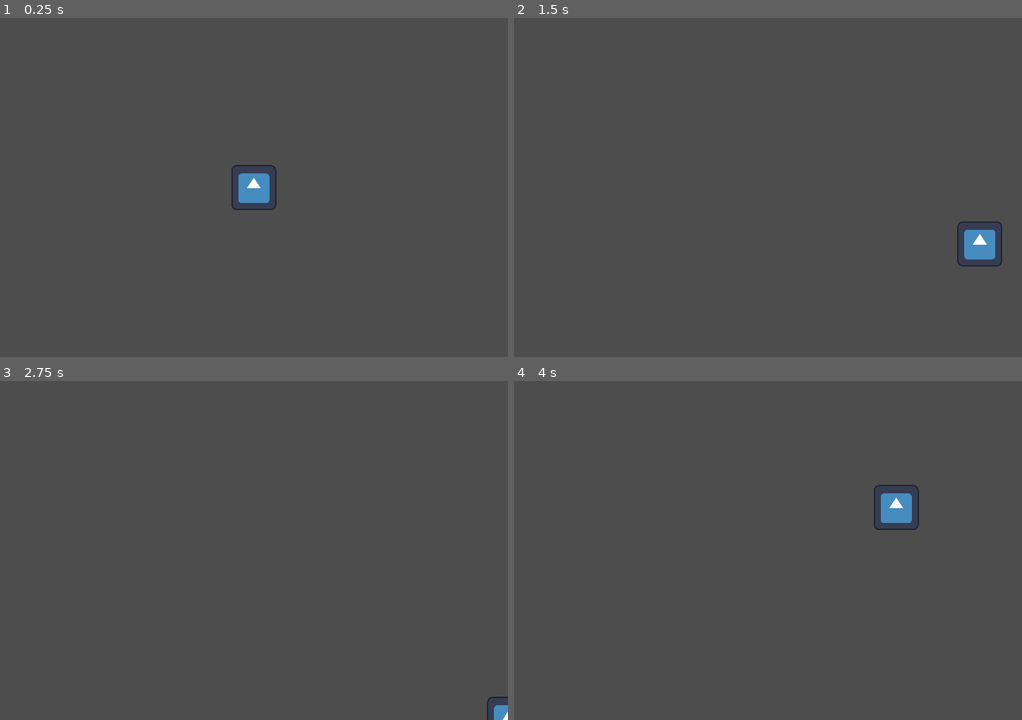
Above: before the commit, frames 1-4 (two rows, left to right).
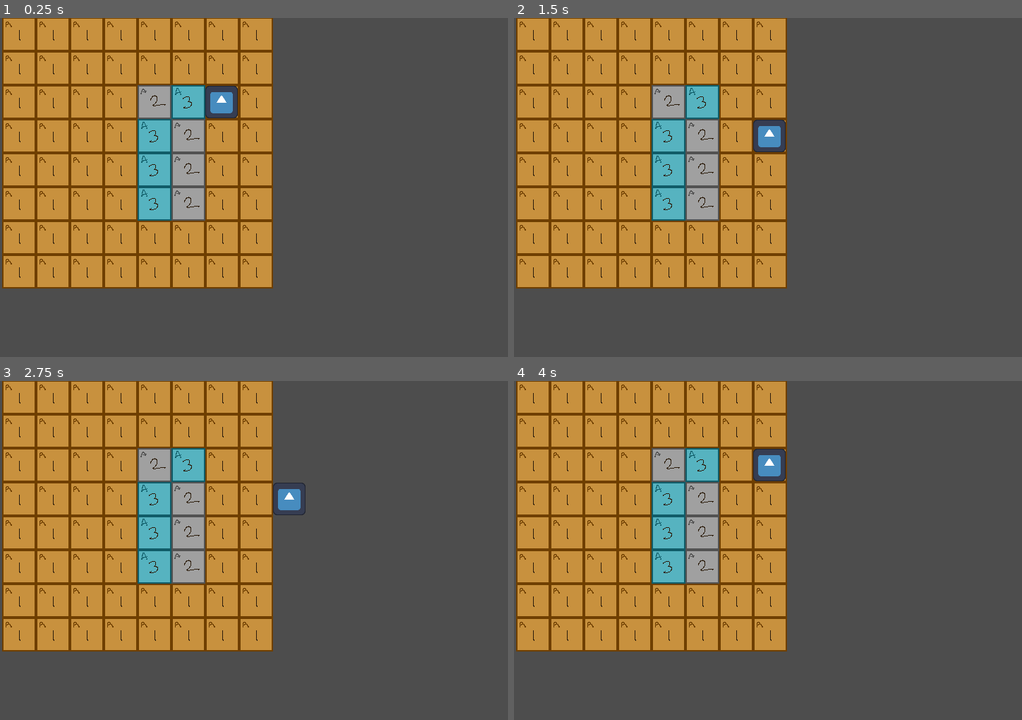
Above: after the commit, the same moments.

Repository: chevvy/gamerella2023jam
Game: Godot game, scene res://main.tscn
Two runs of this game, one before a commit and one after it. Both use one fixed random seed, a clock stepped at 60 frames per second and the inputs below. The engine's default icon, where the game draws it, is replaced by a stand-in: a white triangle on a blue panel in a dark square.
Inputs:
- Up to frame 1 (0.25 s): no input
- Up to frame 2 (1.5 s): tap Enter at 0.5 s; hold D (move_right) 0.53-1.28 s; hold S (move_down) from 1.28 s (still down)
- Up to frame 3 (2.75 s): release S (move_down) at 2.03 s; hold D (move_right) from 2.03 s (still down)
- Up to frame 4 (4 s): tap Space at 2.75 s; release D (move_right) at 2.78 s; hold W (move_up) 2.78-3.53 s; hold A (move_left) from 3.53 s (still down)

The runs differ from the first frame. In frame 1, 42% of the frame differs, in the area x 0-55%, y 0-80%; in frame 2, 42%; in frame 3, 43%, in the area x 0-100%, y 0-100%; in frame 4, 42%.

Commit message:
navigation works

Diff:
--- a/Player/player.gd
+++ b/Player/player.gd
@@ -1,27 +1,32 @@
 class_name Player extends Area2D
+
+@export var tile_map: TileMap
 
 @export var speed = 400 # How fast the player will move (pixels/sec).
 var screen_size # Size of the game window.
 
+var tile_size = 48
+var inputs = {
+	"move_right": Vector2.RIGHT,
+	"move_left": Vector2.LEFT,
+	"move_up": Vector2.UP,
+	"move_down": Vector2.DOWN
+}
+
 # Called when the node enters the scene tree for the first time.
 func _ready():
 	screen_size = get_viewport_rect().size
+	# position = position.snapped(Vector2.ONE * tile_size)
+	# position += Vector2.ONE * tile_size/2
 
+func _input(event):
+	if event.is_action_pressed("quit"):
+		get_tree().quit()
 
+func _unhandled_input(event):
+	for dir in inputs.keys():
+		if event.is_action_pressed(dir):
+			move(dir)
 
-func _process(delta):
-	var velocity = Vector2.ZERO # The player's movement vector.
-	if Input.is_action_pressed("move_right"):
-		velocity.x += 1
-	if Input.is_action_pressed("move_left"):
-		velocity.x -= 1
-	if Input.is_action_pressed("move_down"):
-		velocity.y += 1
-	if Input.is_action_pressed("move_up"):
-		velocity.y -= 1
-
-	if velocity.length() > 0:
-		velocity = velocity.normalized() * speed
-
-	position += velocity * delta
-	position = position.clamp(Vector2.ZERO, screen_size)
+func move(dir):
+	position += inputs[dir] * tile_size
--- a/Player/player.tscn
+++ b/Player/player.tscn
@@ -4,15 +4,17 @@
 [ext_resource type="Texture2D" uid="uid://cd3cgmmqkco0i" path="res://icon.svg" id="2_cb1qq"]
 
 [sub_resource type="RectangleShape2D" id="RectangleShape2D_1ieuv"]
-size = Vector2(60, 60)
+size = Vector2(48, 48)
 
 [node name="Player" type="Area2D"]
 script = ExtResource("1_wcbdu")
 metadata/_edit_group_ = true
 
 [node name="Sprite2D" type="Sprite2D" parent="."]
-scale = Vector2(0.5, 0.5)
+position = Vector2(24, 24)
+scale = Vector2(0.36, 0.36)
 texture = ExtResource("2_cb1qq")
 
 [node name="CollisionShape2D" type="CollisionShape2D" parent="."]
+position = Vector2(24, 24)
 shape = SubResource("RectangleShape2D_1ieuv")
--- /dev/null
+++ b/Player/terrain.tscn
@@ -0,0 +1,9 @@
+[gd_scene load_steps=2 format=3 uid="uid://dse1wyc8765hw"]
+
+[ext_resource type="TileSet" uid="uid://ksbfd8ojkayv" path="res://TileSet/tile_set_debug.tres" id="1_7ch2b"]
+
+[node name="Terrain" type="TileMap"]
+position = Vector2(2.08165e-12, 2.08165e-12)
+tile_set = ExtResource("1_7ch2b")
+format = 2
+layer_0/tile_data = PackedInt32Array(-196611, 0, 0, -196610, 0, 0, -196609, 0, 0, -262144, 0, 0, -262143, 0, 0, -196607, 0, 0, -1, 0, 0, -2, 0, 0, -3, 0, 0, -65539, 0, 0, -131075, 0, 0, -131074, 0, 0, -131073, 0, 0, -196608, 0, 0, -65537, 0, 0, -65538, 0, 0, 65533, 0, 0, 65534, 0, 0, 65535, 0, 0, -262142, 0, 0, 131069, 0, 0, 131070, 0, 0, 131071, 0, 0, 65538, 0, 0, 196605, 0, 0, 196606, 0, 0, 196607, 0, 0, 131072, 0, 0, 131073, 0, 0, 131074, 0, 0, 262141, 0, 0, 262142, 0, 0, 262143, 0, 0, 196608, 0, 0, 196609, 0, 0, 196610, 0, 0, -262141, 0, 0, 65539, 0, 0, 131075, 0, 0, 196611, 0, 0, -196612, 0, 0, -131076, 0, 0, -65540, 0, 0, -4, 0, 0, 65532, 0, 0, 131068, 0, 0, 196604, 0, 0, 262140, 0, 0, -196606, 0, 0, -131070, 0, 0, -65534, 0, 0, 2, 0, 0, -196605, 0, 0, -131069, 0, 0, -65533, 0, 0, 3, 0, 0, -131072, 0, 1, -65535, 0, 1, 1, 0, 1, 65537, 0, 1, -131071, 0, 2, -65536, 0, 2, 0, 0, 2, 65536, 0, 2)
--- a/TileSet/tile_set_debug.tres
+++ b/TileSet/tile_set_debug.tres
@@ -6,18 +6,30 @@
 texture = ExtResource("1_0fvv7")
 texture_region_size = Vector2i(48, 48)
 0:0/0 = 0
+0:0/0/custom_data_0 = 1
 1:0/0 = 0
+1:0/0/custom_data_0 = 1
 2:0/0 = 0
+2:0/0/custom_data_0 = 1
 3:0/0 = 0
+3:0/0/custom_data_0 = 1
 0:1/0 = 0
+0:1/0/custom_data_0 = 2
 1:1/0 = 0
+1:1/0/custom_data_0 = 2
 2:1/0 = 0
+2:1/0/custom_data_0 = 2
 3:1/0 = 0
+3:1/0/custom_data_0 = 2
 5:1/0 = 0
 0:2/0 = 0
+0:2/0/custom_data_0 = 3
 1:2/0 = 0
+1:2/0/custom_data_0 = 3
 2:2/0 = 0
+2:2/0/custom_data_0 = 3
 3:2/0 = 0
+3:2/0/custom_data_0 = 3
 5:2/0 = 0
 6:2/0 = 0
 0:3/0 = 0
@@ -69,4 +81,6 @@
 
 [resource]
 tile_size = Vector2i(48, 48)
+custom_data_layer_0/name = "health"
+custom_data_layer_0/type = 2
 sources/0 = SubResource("TileSetAtlasSource_ajwuj")
--- a/main.tscn
+++ b/main.tscn
@@ -1,6 +1,7 @@
-[gd_scene load_steps=2 format=3 uid="uid://7gabbruw8yl"]
+[gd_scene load_steps=3 format=3 uid="uid://7gabbruw8yl"]
 
 [ext_resource type="PackedScene" uid="uid://frkiqbexqugg" path="res://Player/player.tscn" id="1_nw8ny"]
+[ext_resource type="PackedScene" uid="uid://dse1wyc8765hw" path="res://Player/terrain.tscn" id="2_6uawc"]
 
 [node name="Main" type="Node2D"]
 
@@ -8,4 +9,8 @@
 position = Vector2(358, 241)
 
 [node name="Player" parent="." instance=ExtResource("1_nw8ny")]
-position = Vector2(358, 241)
+position = Vector2(288, 96)
+
+[node name="Terrain" parent="." instance=ExtResource("2_6uawc")]
+show_behind_parent = true
+position = Vector2(193, 192)
--- a/project.godot
+++ b/project.godot
@@ -14,6 +14,10 @@
 run/main_scene="res://main.tscn"
 config/features=PackedStringArray("4.1", "Forward Plus")
 config/icon="res://icon.svg"
+"<<<<<<<Updatedupstream[display]window/size/viewport_width"=720
+window/size/viewport_height=480
+window/size/mode=2
+window/stretch/mode="canvas_items"
 
 [display]
 
@@ -44,6 +48,11 @@
 "events": [Object(InputEventKey,"resource_local_to_scene":false,"resource_name":"","device":-1,"window_id":0,"alt_pressed":false,"shift_pressed":false,"ctrl_pressed":false,"meta_pressed":false,"pressed":false,"keycode":0,"physical_keycode":83,"key_label":0,"unicode":115,"echo":false,"script":null)
 ]
 }
+quit={
+"deadzone": 0.5,
+"events": [Object(InputEventKey,"resource_local_to_scene":false,"resource_name":"","device":-1,"window_id":0,"alt_pressed":false,"shift_pressed":false,"ctrl_pressed":false,"meta_pressed":false,"pressed":false,"keycode":0,"physical_keycode":4194305,"key_label":0,"unicode":0,"echo":false,"script":null)
+]
+}
 
 [rendering]
 
